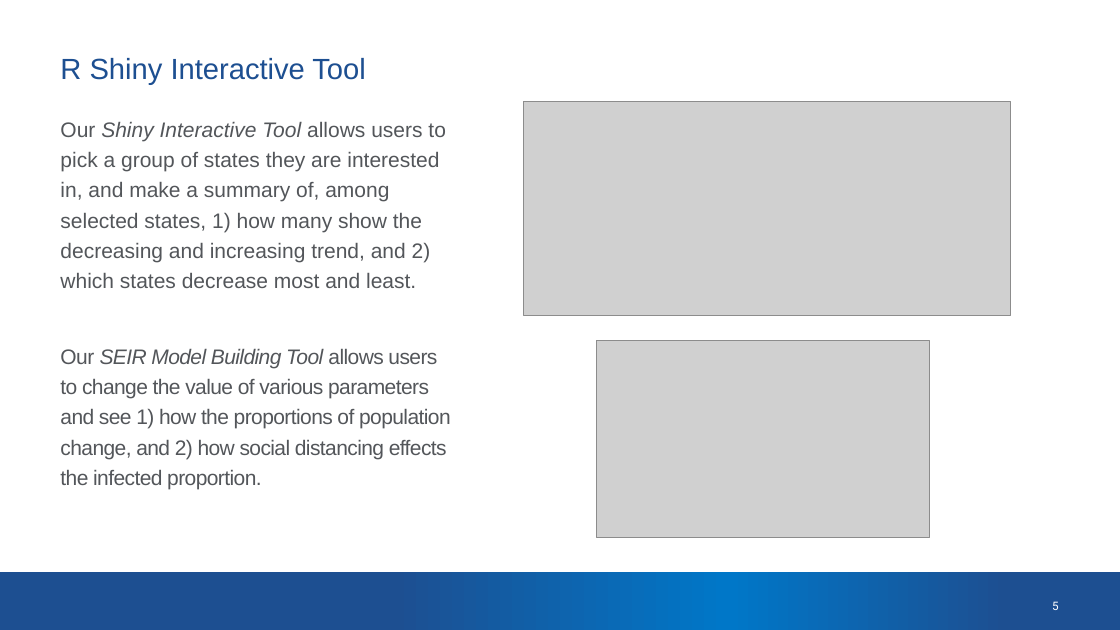
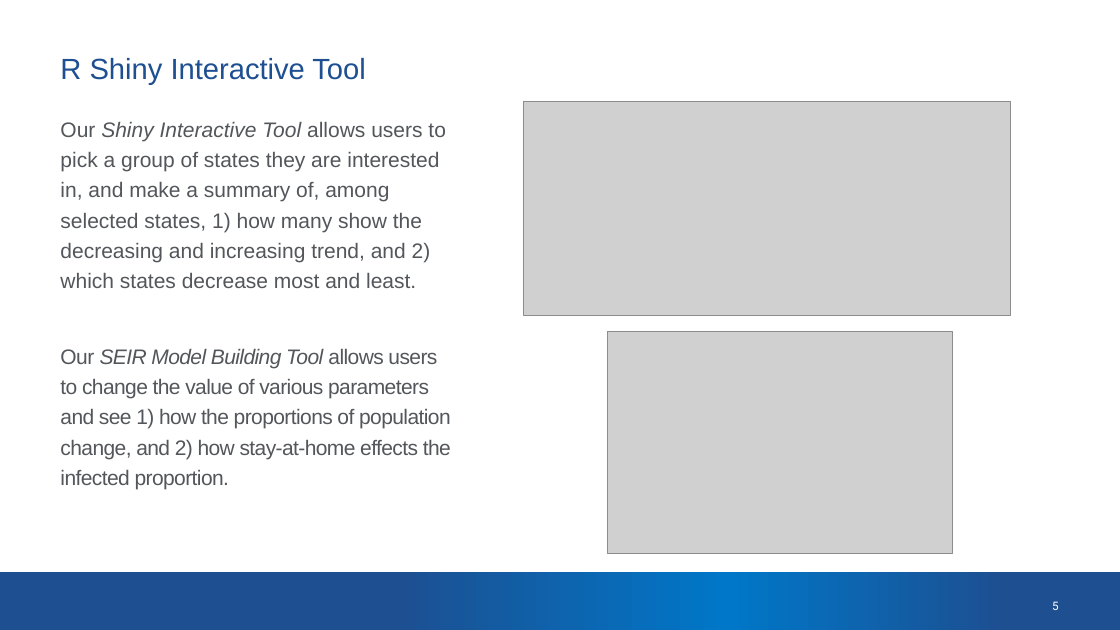
Before and after one commit to yy3018/dsi_competition, a slide deck: slide 5 of present.pptx. Drawn at 1120x630 pixels with LibreOffice and Linux fonts; fonts in the diff are those of the drawing; grey boxes stand for pictures; background and template pictures are left out. Boxes give left, top, right and bottom in pixels: in the first picture for what was removed or moved away, otherwise in the second. Text is boxed around its words. In the diff, an @@ line names an element or a change of style, - is before the commit and + after.

```diff
--- a/present.pptx
+++ b/present.pptx
@@ text at (60, 349, 451, 489): text changed @@
-Our SEIR Model Building Tool allows users to change the value of various parameters and see 1) how the proportions of population change, and 2) how social distancing effects the infected proportion.
+Our SEIR Model Building Tool allows users to change the value of various parameters and see 1) how the proportions of population change, and 2) how stay-at-home effects the infected proportion.
@@ picture: place and size @@
-picture at (597, 341, 930, 538)
+picture at (607, 332, 953, 554)
```
Also in this commit, not shown: 1 other slide changed.
